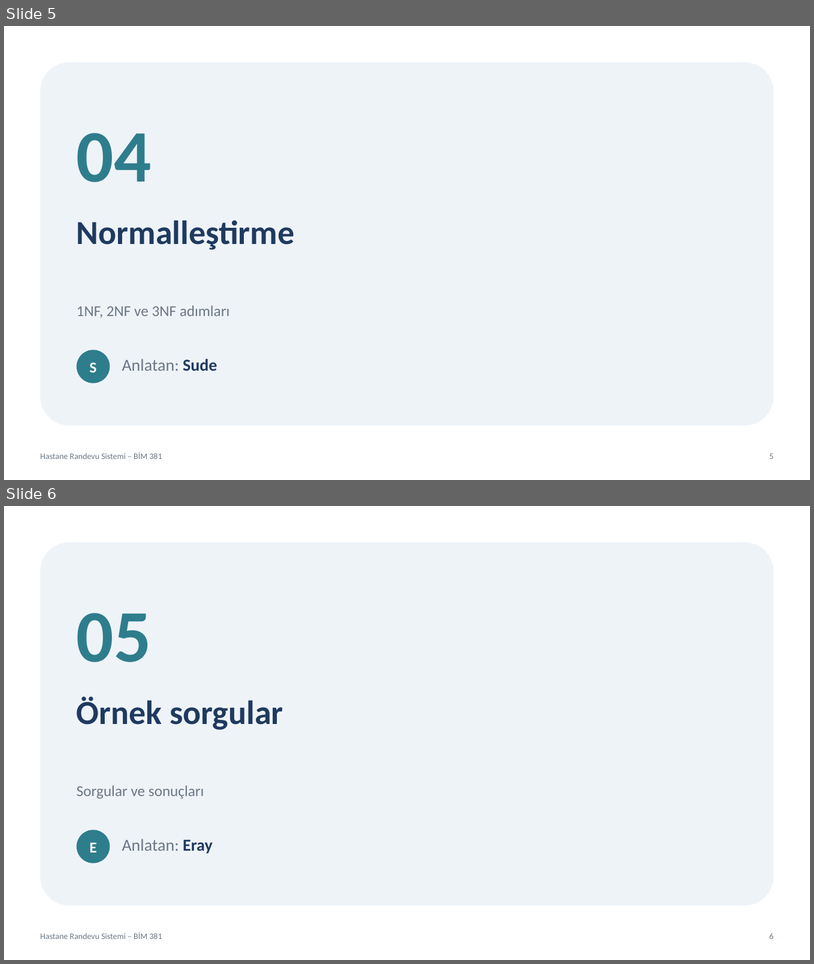
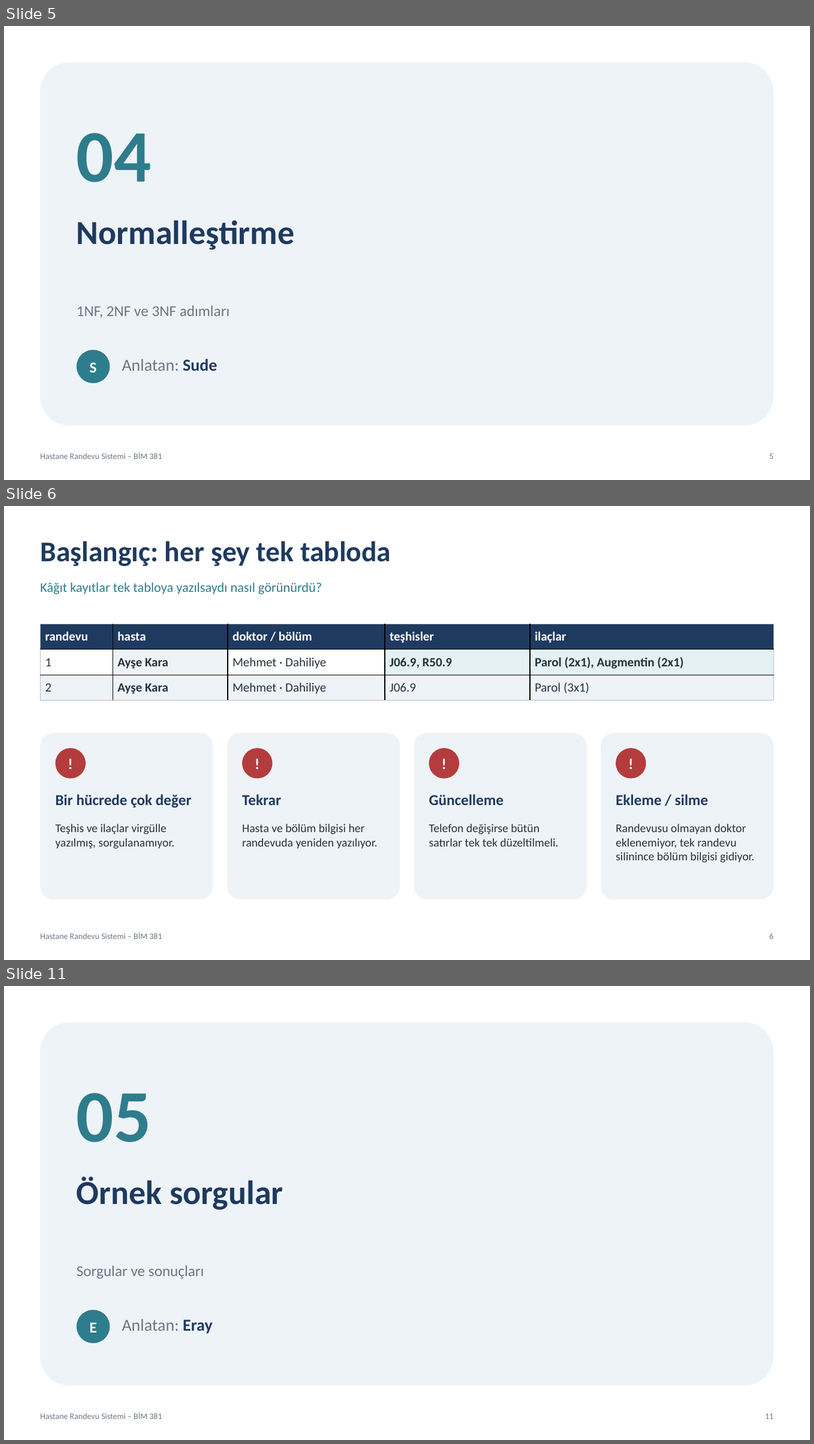
Before and after one commit to vliashenko6/hastane-randevu-sistemi, a slide deck: sunum/hastane_randevu_sunumu.pptx. Shown one above the other, each under a label of ours: slides 5 and 6 before the commit, slides 5, 6 and 11 after it; the slides between them are not shown. The pictures are 814x964 and 814x1444 pixels, drawn with LibreOffice and Linux fonts; fonts in the diff are those of the drawing. Boxes give left, top, right and bottom in pixels: in the first picture for what was removed or moved away, otherwise in the second. Text is boxed around its words. In the diff, an @@ line names an element or a change of style, - is before the commit and + after.

Commit message:
Normalleştirme ve doktor paneli slaytları eklendi

```diff
--- a/sunum/hastane_randevu_sunumu.pptx
+++ b/sunum/hastane_randevu_sunumu.pptx
@@ slide 6 added at [4, 506, 810, 960], background #FFFFFF; not listed: 2 template elements that a slide beside it also shows @@
@@ text added at [40, 541, 391, 566], 34 pt, text #1F3A5F, bold @@
+Başlangıç: her şey tek tabloda
@@ text added at [40, 582, 322, 594], 16 pt, text #2E7D8C @@
+Kâğıt kayıtlar tek tabloya yazılsaydı nasıl görünürdü?
@@ table added at [40, 624, 774, 700], 3 rows, 5 columns @@
+randevu | hasta | doktor / bölüm | teşhisler | ilaçlar
+1 | Ayşe Kara | Mehmet · Dahiliye | J06.9, R50.9 | Parol (2x1), Augmentin (2x1)
+2 | Ayşe Kara | Mehmet · Dahiliye | J06.9 | Parol (3x1)
@@ rounded rectangle added at [40, 733, 213, 899], fill #EEF3F8 @@
@@ rounded rectangle added at [227, 733, 400, 899], fill #EEF3F8 @@
@@ rounded rectangle added at [414, 733, 587, 899], fill #EEF3F8 @@
@@ rounded rectangle added at [601, 733, 774, 899], fill #EEF3F8 @@
@@ ellipse added at [56, 748, 86, 778], fill #B43C3C, 18 pt, text #FFFFFF, bold @@
+!
@@ ellipse added at [242, 748, 273, 778], fill #B43C3C, 18 pt, text #FFFFFF, bold @@
+!
@@ ellipse added at [429, 748, 459, 778], fill #B43C3C, 18 pt, text #FFFFFF, bold @@
+!
@@ ellipse added at [616, 748, 647, 778], fill #B43C3C, 18 pt, text #FFFFFF, bold @@
+!
@@ text added at [56, 794, 191, 808], 18 pt, text #1F3A5F, bold @@
+Bir hücrede çok değer
@@ text added at [242, 794, 281, 805], 18 pt, text #1F3A5F, bold @@
+Tekrar
@@ text added at [429, 794, 504, 805], 18 pt, text #1F3A5F, bold @@
+Güncelleme
@@ text added at [616, 794, 709, 805], 18 pt, text #1F3A5F, bold @@
+Ekleme / silme
@@ text added at [56, 823, 175, 849], 14 pt, text #263238 @@
+Teşhis ve ilaçlar virgülle yazılmış, sorgulanamıyor.
@@ text added at [242, 823, 378, 848], 14 pt, text #263238 @@
+Hasta ve bölüm bilgisi her randevuda yeniden yazılıyor.
@@ text added at [429, 823, 558, 846], 14 pt, text #263238 @@
+Telefon değişirse bütün satırlar tek tek düzeltilmeli.
@@ text added at [616, 823, 755, 862], 14 pt, text #263238 @@
+Randevusu olmayan doktor eklenemiyor, tek randevu silinince bölüm bilgisi gidiyor.
@@ what was slide 6 is now slide 11 @@
@@ page number at [765, 1413, 774, 1419]: text changed @@
-6
+11
```
Also in this commit, not shown: 6 other slides added.
